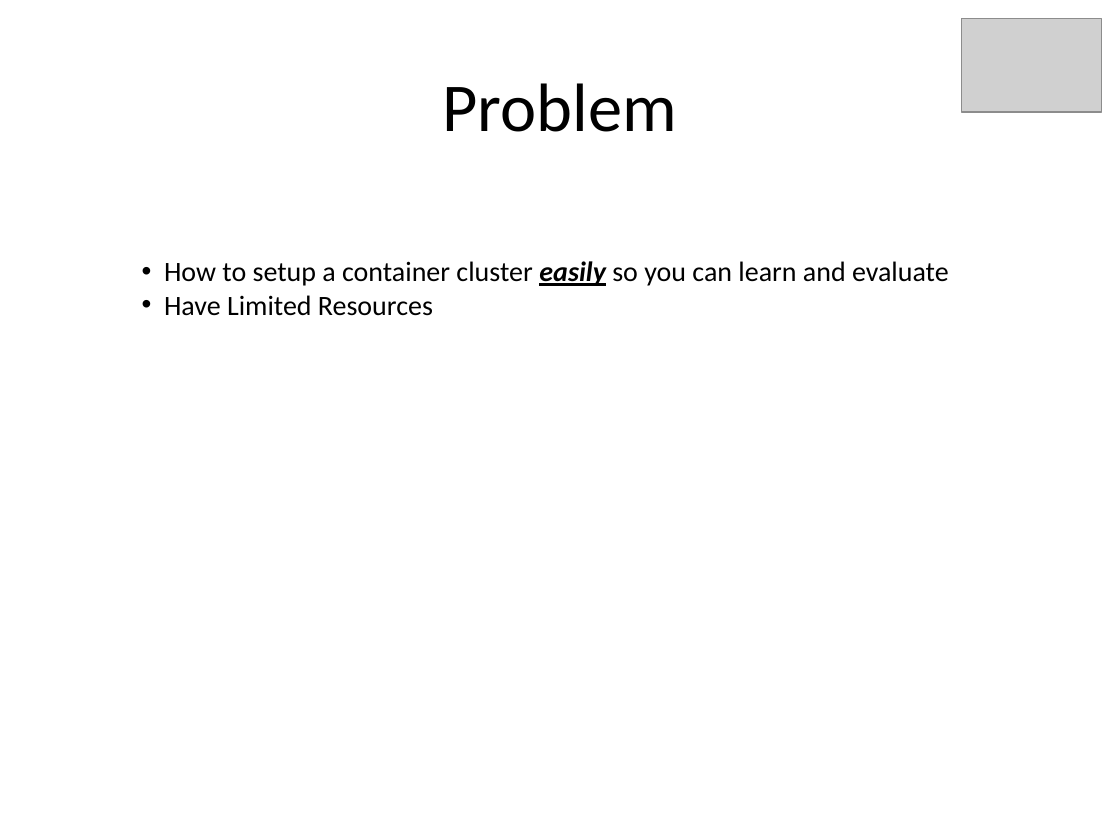
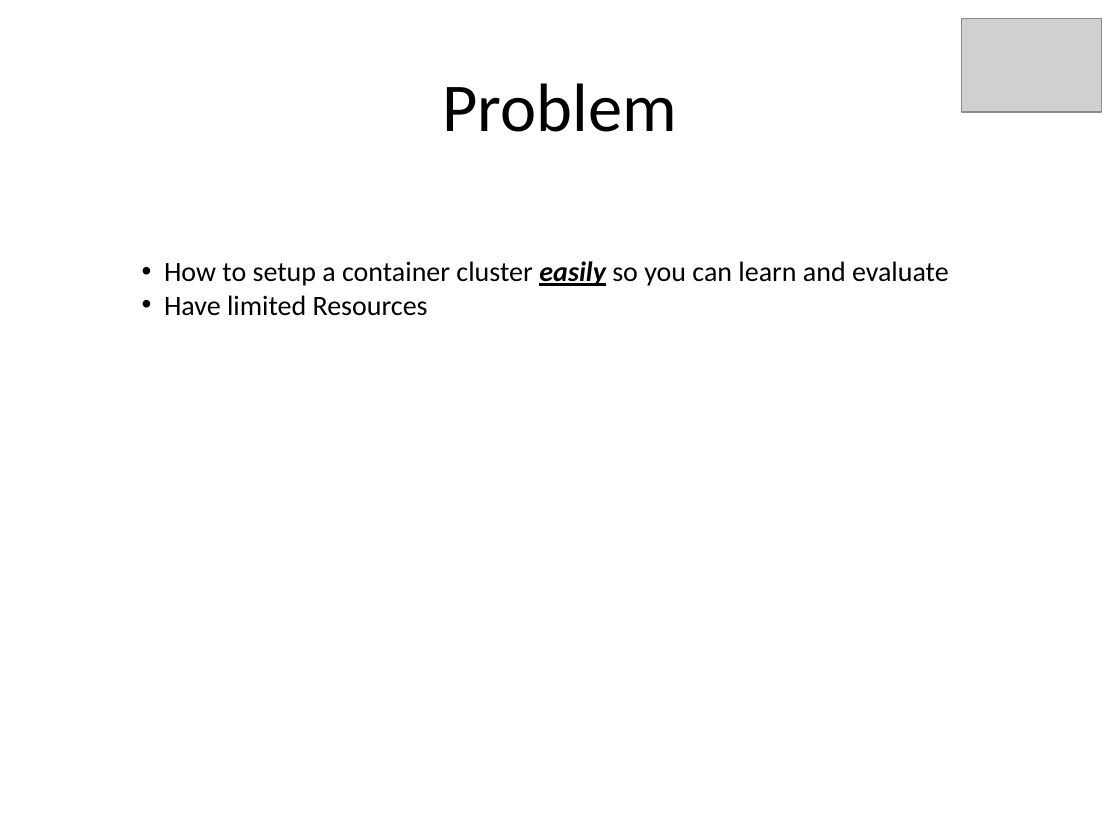
Before and after one commit to kskalvar/kubernetes-aws, a slide deck: slide 3 of docs/Docker-and-Kubernetes-on-AWS-QuickStart.pptx. Drawn at 1120x840 pixels with LibreOffice and Linux fonts; fonts in the diff are those of the drawing; grey boxes stand for pictures. Boxes give left, top, right and bottom in pixels: in the first picture for what was removed or moved away, otherwise in the second. Text is boxed around its words. In the diff, an @@ line names an element or a change of style, - is before the commit and + after.

```diff
--- a/docs/Docker-and-Kubernetes-on-AWS-QuickStart.pptx
+++ b/docs/Docker-and-Kubernetes-on-AWS-QuickStart.pptx
@@ text at <box>164,295,428,316</box>: text changed @@
-• Have Limited Resources
+• Have limited Resources
```
Also in this commit, not shown: 5 other slides changed, 3 other files.
